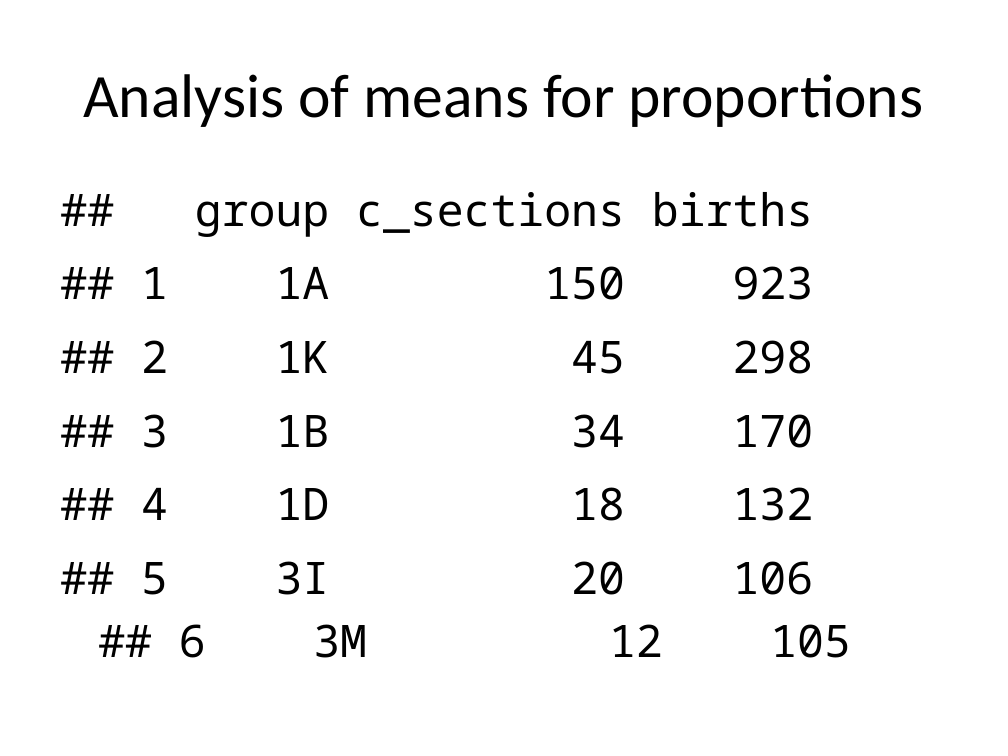
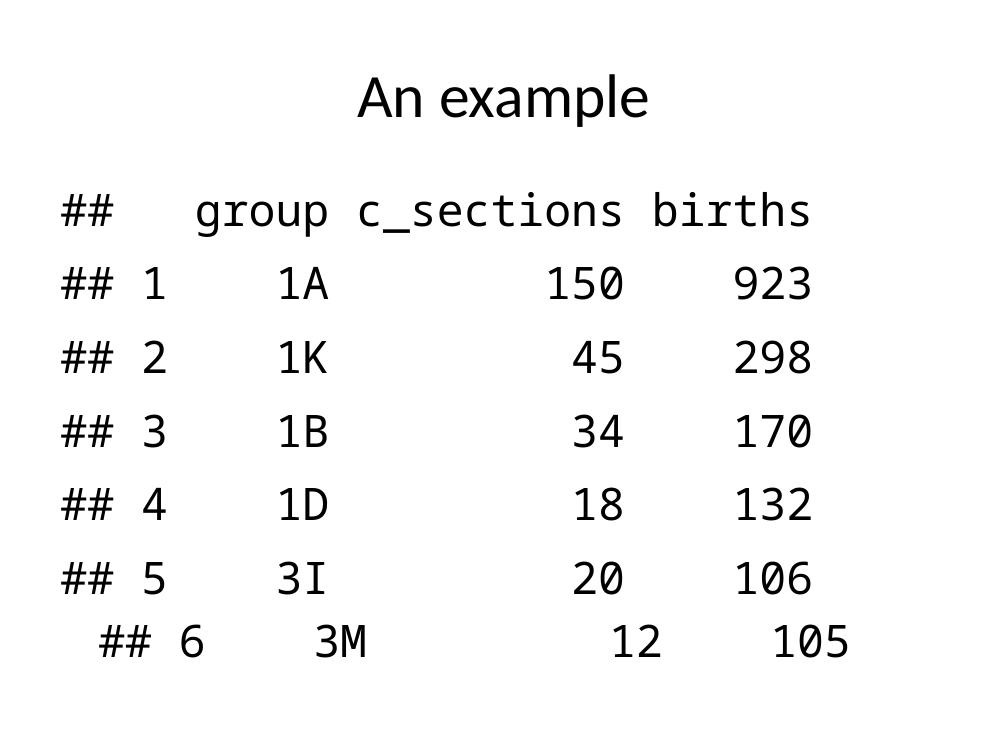
Before and after one commit to pmean/papers-and-presentations, a slide deck: slide 24 of anom/anom-talk.pptx (slide 23 before the commit). Drawn at 1008x756 pixels with LibreOffice and Linux fonts; fonts in the diff are those of the drawing. Boxes give left, top, right and bottom in pixels: in the first picture for what was removed or moved away, otherwise in the second. Text is boxed around its words. In the diff, an @@ line names an element or a change of style, - is before the commit and + after.

```diff
--- a/anom/anom-talk.pptx
+++ b/anom/anom-talk.pptx
@@ title at [357, 74, 650, 127]: text changed @@
-Analysis of means for proportions
+An example
```
Also in this commit, not shown: 8 other slides changed, 6 slides added, 2 other files.
